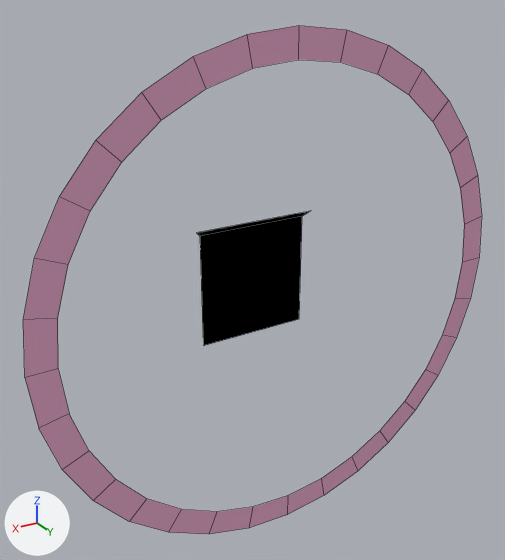
The OBJ model 3d-obj/chest.obj: old version first, new version second.
One viewpoint serves both versions: a camera (50 mm lens) standing at (2.59, 3.76, 2.16) and looking at (0.21, -0.21, 0.18). Lighting does not change. The marker at lower left points along +X, +Y and +Z. Mesh edges are drawn as thin lines. Where no turn or scale is listed for an object, it has been applied to the vertices. Vertices at the same position are counted once.

Names of what the first picture shows: 'chest'.
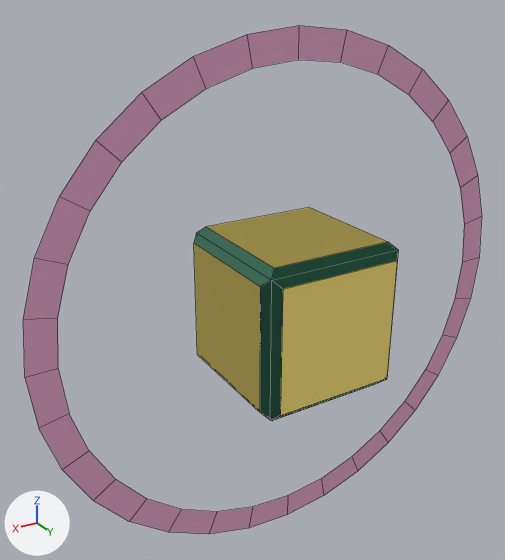
Location of each change, [x1, y1, x2, y2] in pixels of the pictures (505 x 560 px):
part 1 of me_chest, built on: before [197, 211, 310, 236]; after [194, 207, 398, 421]

What the commit changed:
me_chest is used by ob_chest; location (0.0, 0.0, 0.0).
me_chest had 70 vertices, 34 faces and spanned x -1.9..1.9, y -0.55..0.0, z -1.9..1.9.
me_chest now has 96 vertices, 62 faces and spans x -1.9..1.9, y -0.55..0.55, z -1.9..1.9.
Part 1, on me_chest:
1 face is deleted.
18 vertices are added at x -0.55..0.55, y -0.5..0.55, z -0.55..0.55.
8 new vertices lie (0.0, 0.9, 0.0) away from vertices in x -0.55..0.55, y -0.45, z -0.55..0.55.
24 new faces join them, mat_green (green #6dcda6).
5 new faces join them, mat_orange (yellow #ffe77c).
